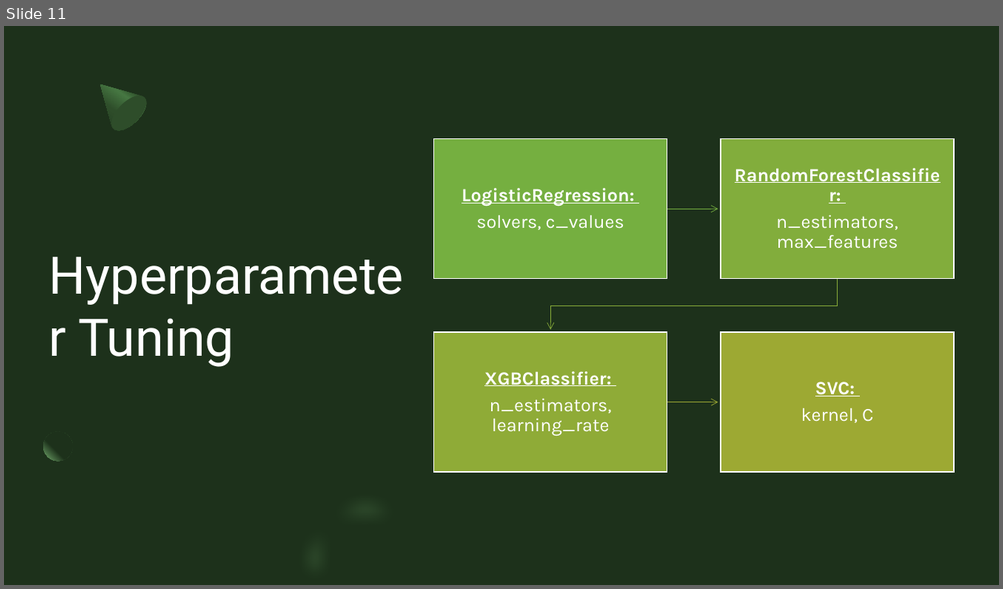
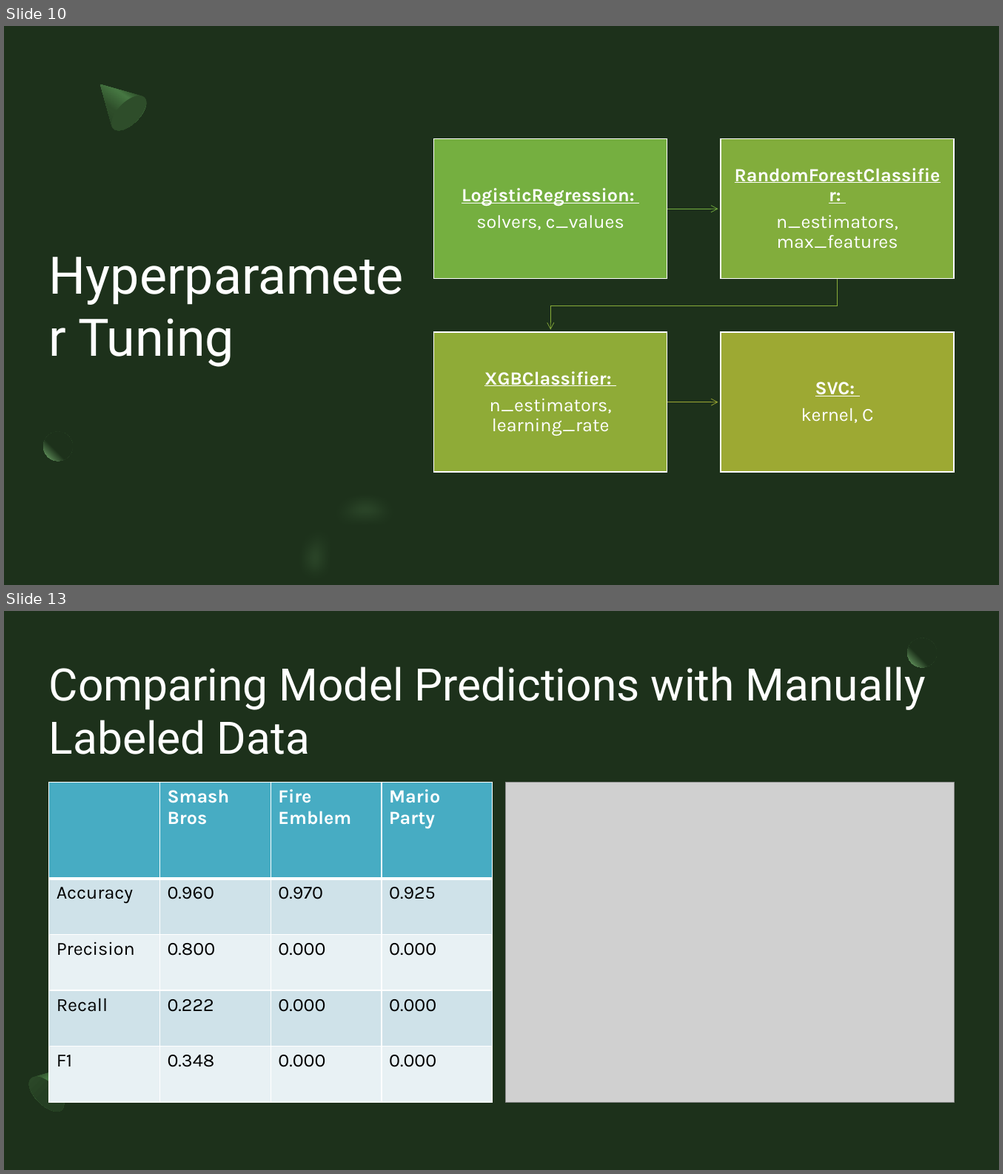
Before and after one commit to CroissantAhhh/NintendoTweets, a slide deck: Documents/Capstone3/NintendoTweetsSlideDeck.pptx. Shown one above the other, each under a label of ours: slide 11 before the commit, slides 10 and 13 after it; the slides between them are not shown. The pictures are 1003x589 and 1003x1174 pixels, drawn with LibreOffice and Linux fonts; fonts in the diff are those of the drawing; grey boxes stand for pictures. Boxes give left, top, right and bottom in pixels: in the first picture for what was removed or moved away, otherwise in the second. Text is boxed around its words. In the diff, an @@ line names an element or a change of style, - is before the commit and + after.

```diff
--- a/Documents/Capstone3/NintendoTweetsSlideDeck.pptx
+++ b/Documents/Capstone3/NintendoTweetsSlideDeck.pptx
@@ slide 13 added at box(4, 611, 999, 1170), background #1D311B @@
@@ ellipse added at box(908, 638, 936, 667), fill gradient #1D311B to #79B273 @@
@@ title added at box(49, 660, 925, 755), 43.2 pt, text #FFFFFF @@
+Comparing Model Predictions with Manually Labeled Data
@@ table added at box(48, 782, 493, 1102), 5 rows, 4 columns @@
+ | Smash Bros | Fire Emblem | Mario Party
+Accuracy | 0.960 | 0.970 | 0.925
+Precision | 0.800 | 0.000 | 0.000
+Recall | 0.222 | 0.000 | 0.000
+F1 | 0.348 | 0.000 | 0.000
@@ picture added at box(506, 782, 954, 1102) @@
@@ freeform shape added at box(22, 1051, 91, 1118), fill gradient #2E4D2A to #467742 to #1D311B @@
@@ ellipse added at box(23, 1071, 70, 1119), fill gradient #253F23 to #2E4D2A @@
@@ what was slide 11 is now slide 10 @@
```
Also in this commit, not shown: 1 slide changed, 4 other slides added, 3 slides removed, 1 other file.
